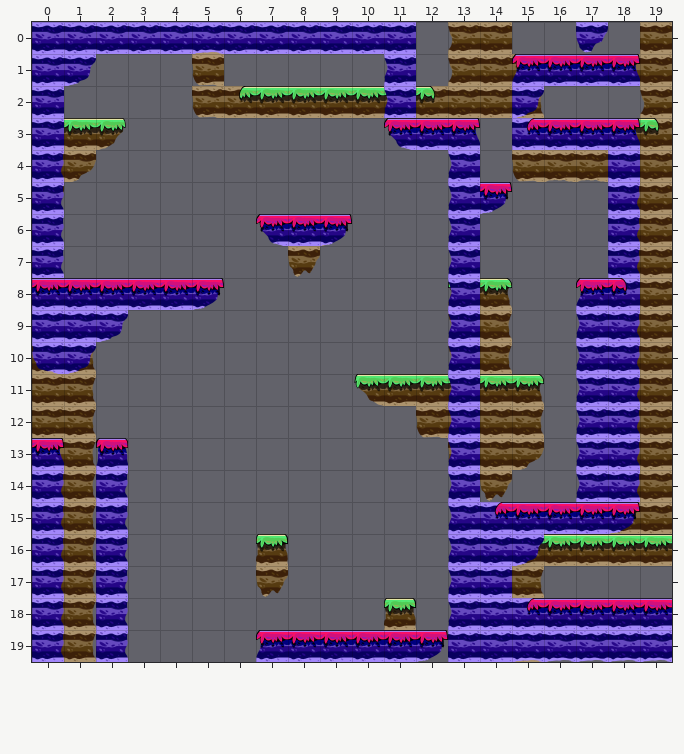
Tiled map: assets/Level_4.tmx. That is the earlier state.
Cells are 128x128 px. Shown: x 0..19, y 0..19.
And afterwards:
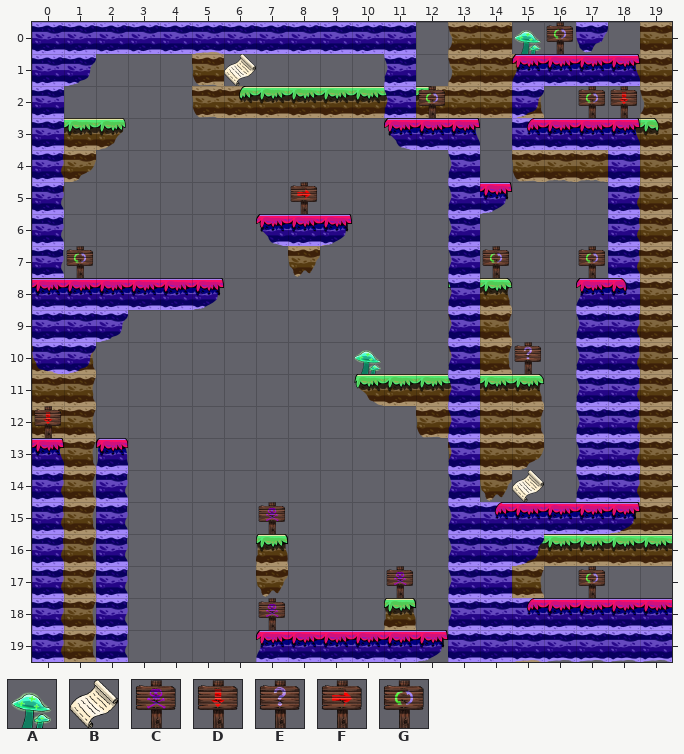
Key: from "misctileset": A 0, B 1, C 3, D 4, E 5, F 6, G 7.
_ is an empty cell.
The edit:
Changed rows in their new state; . is an unchanged cell.
Layer "Tiles_level_4":
first column x 6:
 0 .........AG..
 1 B............
 2 ...........GD
first column x 1:
 7 G............G.
10 .........A....E
first column x 7:
15 C....
17 ....C
Layer "Tiles_level_4_2":
first column x 8:
 2 ....G.....
 5 F.........
 7 .........G
first column x 0:
12 D.................
14 ...............B..
17 .................G
18 .......C..........
